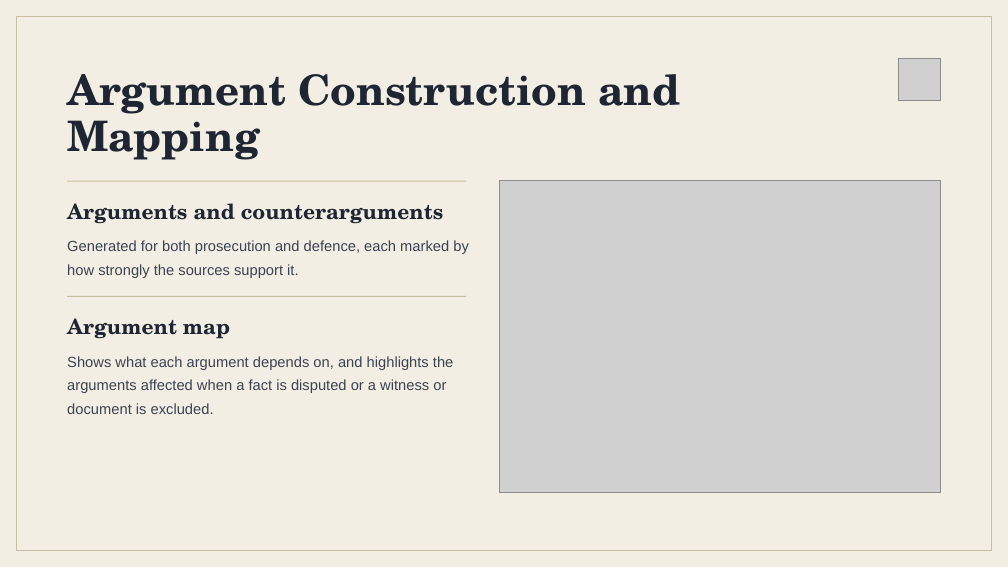
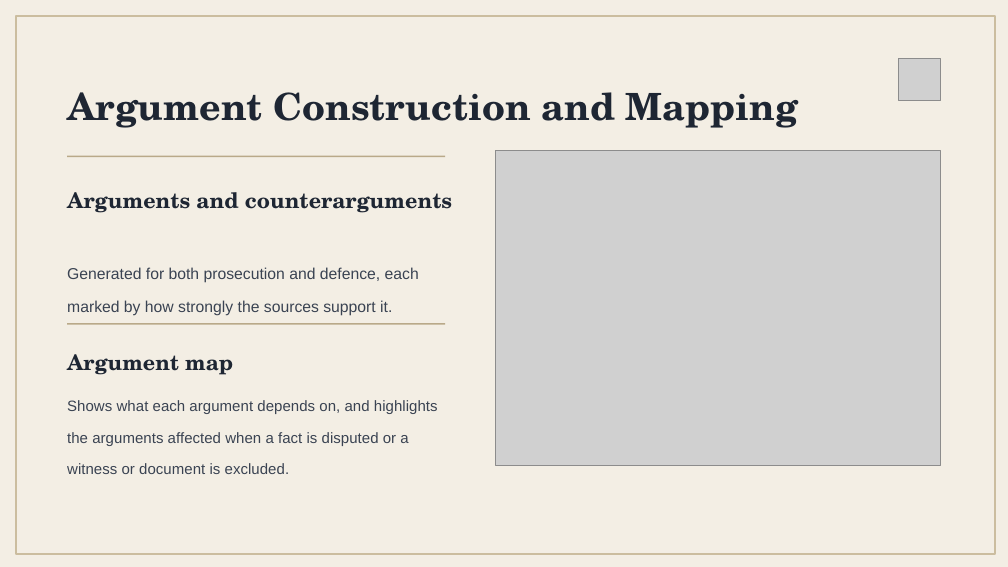
Before and after one commit to jinnia-sultana/LegalResearch_CasePreparation-Assistant, a slide deck: slide 8 of docs/Proposal/GR-20.pptx. Drawn at 1008x567 pixels with LibreOffice and Linux fonts; fonts in the diff are those of the drawing; grey boxes stand for pictures. Boxes give left, top, right and bottom in pixels: in the first picture for what was removed or moved away, otherwise in the second. Text is boxed around its words. In the diff, an @@ line names an element or a change of style, - is before the commit and + after.

```diff
--- a/docs/Proposal/GR-20.pptx
+++ b/docs/Proposal/GR-20.pptx
@@ rectangle at bbox=[17, 17, 995, 554]: outline #CBBD9F 1 pt to #CBBD9F 1.5 pt @@
@@ text "Argument Construction and Mapping" at bbox=[67, 92, 798, 128]: size 40 to 35.8 pt; line spacing 44pt to 1.34 @@
@@ text "Arguments and counterarguments": place and size @@
-text "Arguments and counterarguments" at bbox=[67, 203, 444, 224]
+text "Arguments and counterarguments" at bbox=[67, 192, 452, 213]
@@ text "Arguments and counterarguments" at bbox=[67, 192, 452, 213]: size 20 to 20.5 pt; line spacing 24pt to 1.4 @@
@@ rectangle added at bbox=[67, 156, 445, 157], fill #B9A989 @@
@@ picture: place and size @@
-picture at bbox=[500, 181, 941, 492]
+picture at bbox=[496, 150, 941, 466]
@@ line removed from (67, 181) to (467, 181) @@
@@ text "Generated for both prosecution and ...": place and size @@
-text "Generated for both prosecution and ..." at bbox=[67, 240, 469, 278]
+text "Generated for both prosecution and ..." at bbox=[67, 267, 419, 316]
@@ text "Generated for both prosecution and ..." at bbox=[67, 267, 419, 316]: size 14 to 15 pt; line spacing 22.4pt to 1.75 @@
@@ line removed from (67, 296) to (467, 296) @@
@@ rectangle added at bbox=[67, 323, 445, 324], fill #B9A989 @@
@@ text "Argument map": place and size @@
-text "Argument map" at bbox=[67, 318, 230, 339]
+text "Argument map" at bbox=[67, 354, 233, 375]
@@ text "Argument map" at bbox=[67, 354, 233, 375]: size 20 to 20.4 pt; line spacing 24pt to 1.4 @@
@@ text "Shows what each argument depends ...": place and size @@
-text "Shows what each argument depends ..." at bbox=[67, 356, 453, 414]
+text "Shows what each argument depends ..." at bbox=[67, 400, 438, 474]
@@ text "Shows what each argument depends ..." at bbox=[67, 400, 438, 474]: size 14 to 14.3 pt; line spacing 22.4pt to 1.75 @@
```
Also in this commit, not shown: 10 other slides changed, 1 other file.
